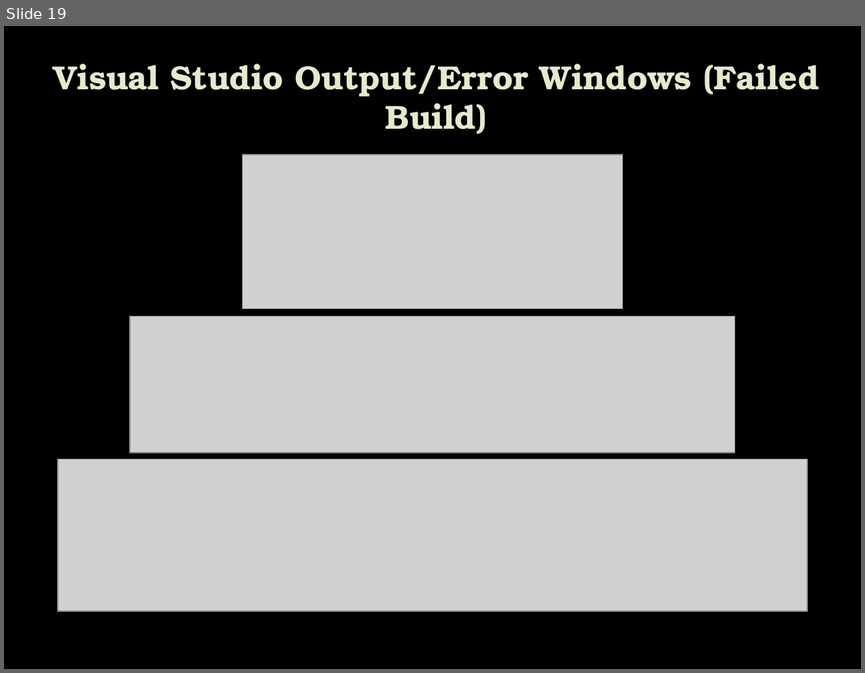
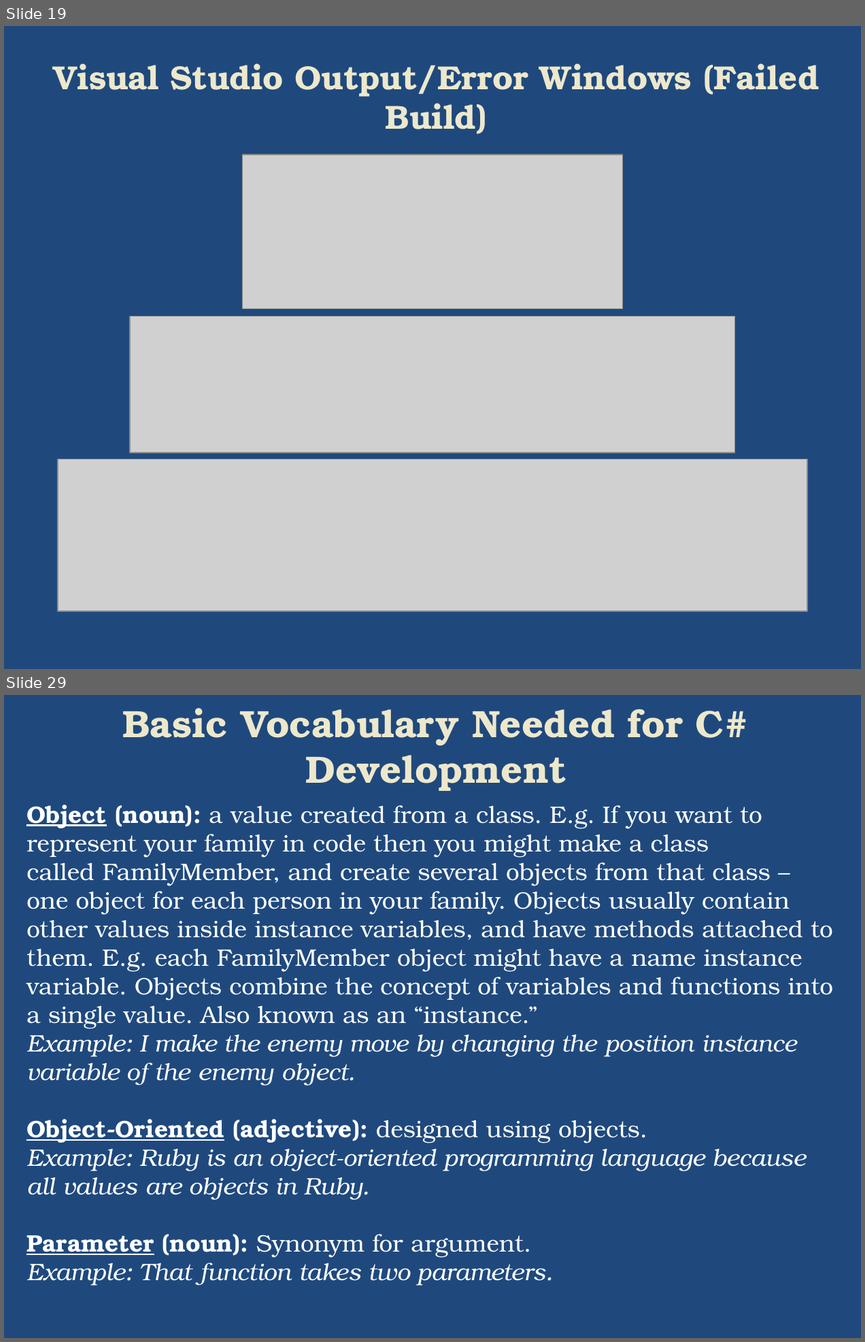
Before and after one commit to plwest-atmark/Aug31, a slide deck: IntroToProgramming/Introduction to C#.pptx. Shown one above the other, each under a label of ours: slide 19 before the commit, slides 19 and 29 after it; the slides between them are not shown. The pictures are 865x673 and 865x1342 pixels, drawn with LibreOffice and Linux fonts; fonts in the diff are those of the drawing; grey boxes stand for pictures; background and template pictures are left out. Boxes give left, top, right and bottom in pixels: in the first picture for what was removed or moved away, otherwise in the second. Text is boxed around its words. In the diff, an @@ line names an element or a change of style, - is before the commit and + after.

Commit message:
Updated PowerPoint with Programming Terminology

```diff
--- a/IntroToProgramming/Introduction to C#.pptx
+++ b/IntroToProgramming/Introduction to C#.pptx
@@ slide 29 added at (4, 695, 861, 1338), background #1F497D @@
@@ title added at (122, 708, 749, 791), 32 pt, text #EDE8CE, bold @@
+Basic Vocabulary Needed for C# Development
@@ text added at (26, 804, 833, 1257), 20 pt, text #FFFFFF @@
+Object (noun): a value created from a class. E.g. If you want to represent your family in code then you might make a class called FamilyMember, and create several objects from that class – one object for each person in your family. Objects usually contain other values inside instance variables, and have methods attached to them. E.g. each FamilyMember object might have a name instance variable. Objects combine the concept of variables and functions into a single value. Also known as an “instance.”
+Example: I make the enemy move by changing the position instance variable of the enemy object.
+Object-Oriented (adjective): designed using objects.
+Example: Ruby is an object-oriented programming language because all values are objects in Ruby.
+Parameter (noun): Synonym for argument.
+Example: That function takes two parameters.
@@ slide 19 changed as well @@
@@ background picture (left out) to #1F497D @@
@@ title "Visual Studio Output/Error Windows (Failed ..." at (53, 63, 819, 134): text colour #E7EACB to #EDE8CE @@
```
Also in this commit, not shown: 78 other slides changed, 14 other slides added.
